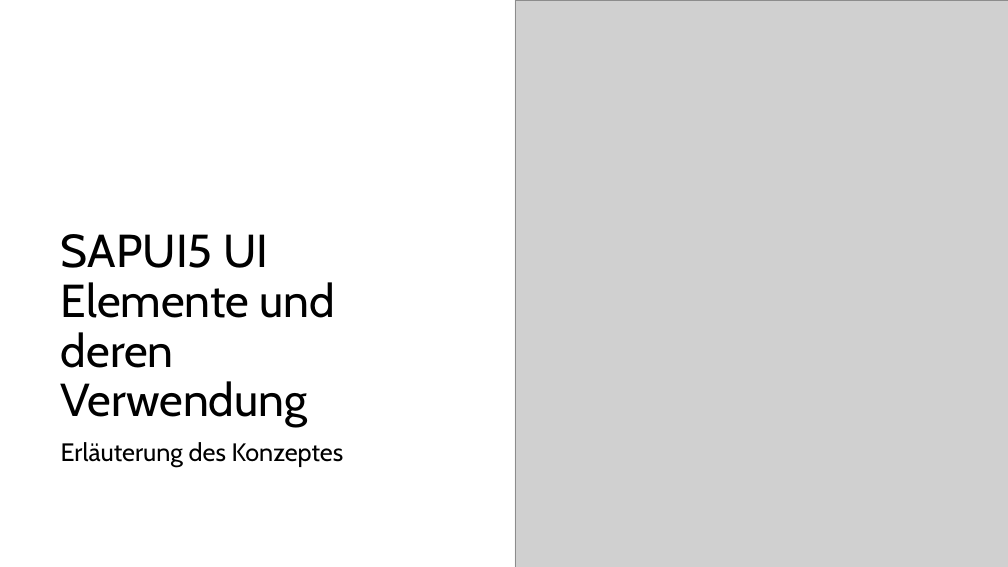
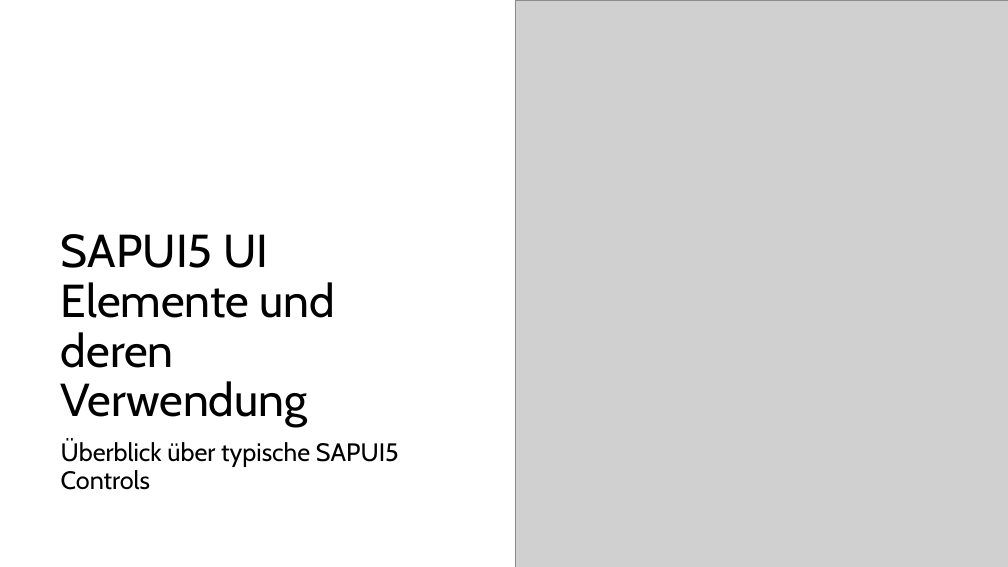
Before and after one commit to MatLange/Schulung-SAPUI5-und-Fiori, a slide deck: slide 20 of Tag02_SAPUI5-Fiori_DE.pptx. Drawn at 1008x567 pixels with LibreOffice and Linux fonts; fonts in the diff are those of the drawing; grey boxes stand for pictures. Boxes give left, top, right and bottom in pixels: in the first picture for what was removed or moved away, otherwise in the second. Text is boxed around its words. In the diff, an @@ line names an element or a change of style, - is before the commit and + after.

```diff
--- a/Tag02_SAPUI5-Fiori_DE.pptx
+++ b/Tag02_SAPUI5-Fiori_DE.pptx
@@ subtitle at (61,442,399,490): text changed @@
-Erläuterung des Konzeptes
+Überblick über typische SAPUI5 Controls
```
Also in this commit, not shown: 17 other slides changed, 1 slide added.
